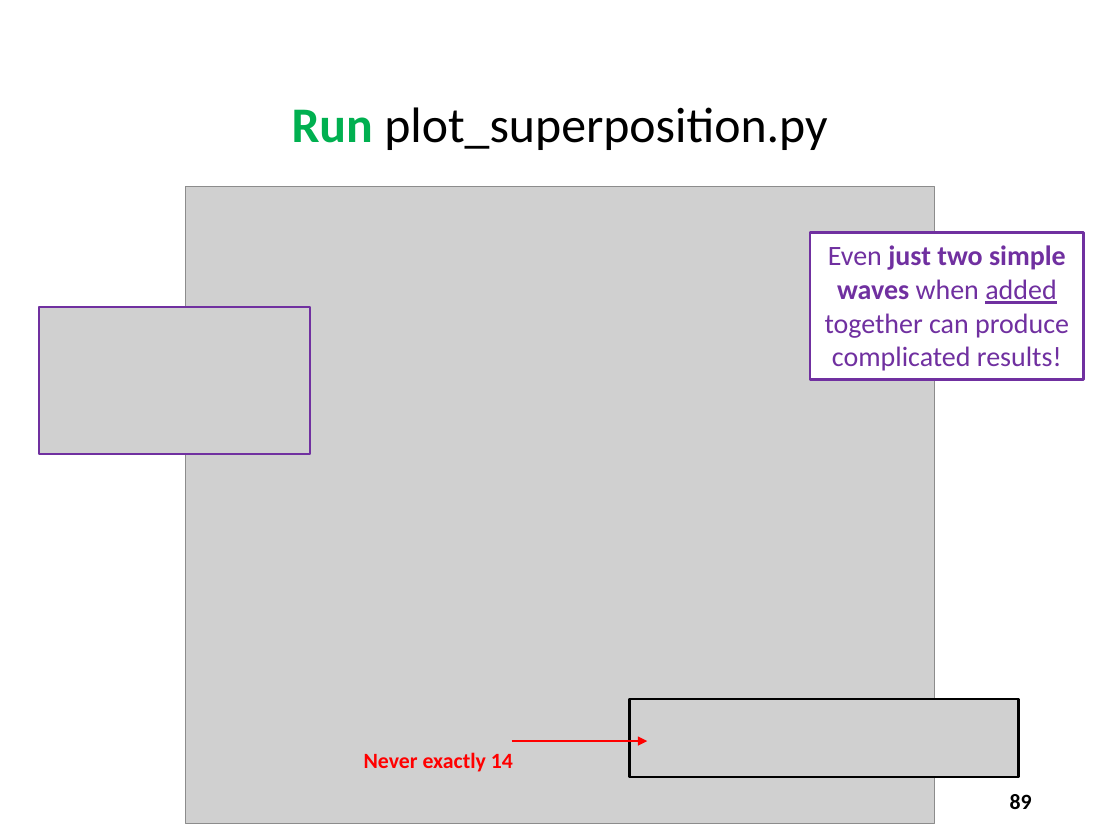
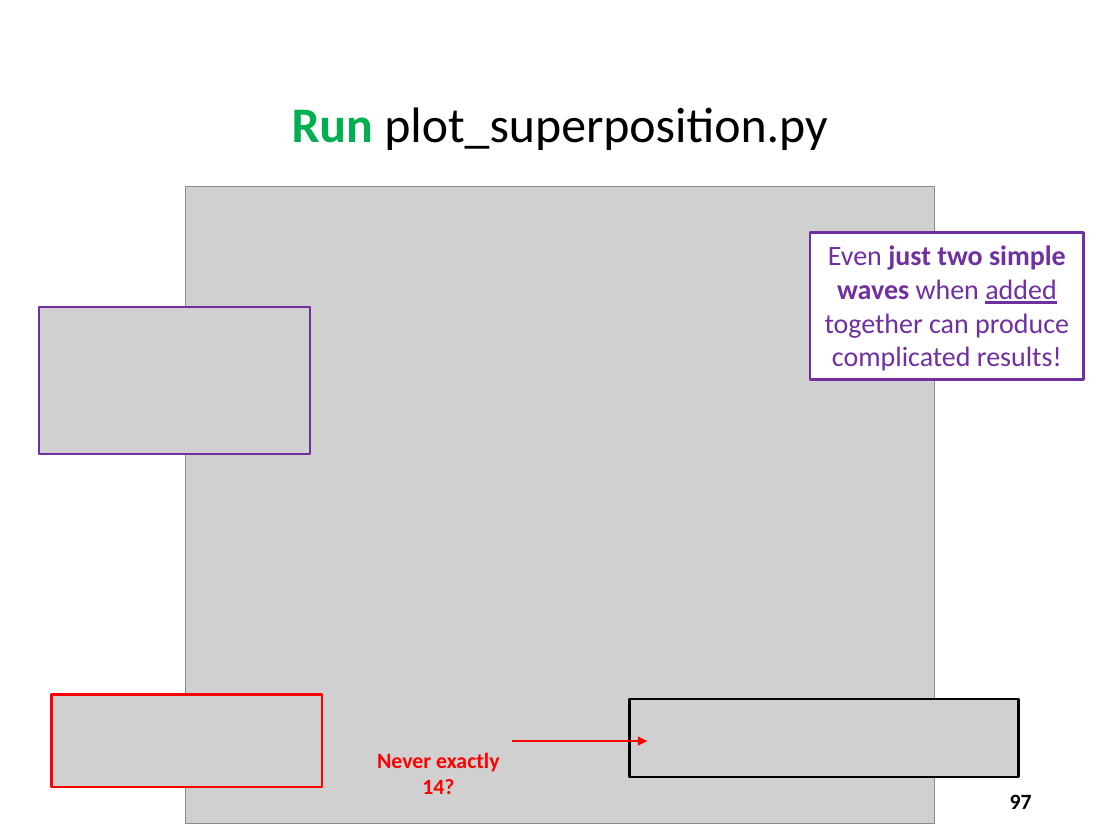
Before and after one commit to dbiersach/scicomp101, a slide deck: slide 97 of Session 07 - Trigonometry and Polar Graphs/Session 07 - Trigonometry and Polar Graphs.pptx (slide 89 before the commit). Drawn at 1120x840 pixels with LibreOffice and Linux fonts; fonts in the diff are those of the drawing; grey boxes stand for pictures. Boxes give left, top, right and bottom in pixels: in the first picture for what was removed or moved away, otherwise in the second. Text is boxed around its words. In the diff, an @@ line names an element or a change of style, - is before the commit and + after.

```diff
--- a/Session 07 - Trigonometry and Polar Graphs/Session 07 - Trigonometry and Polar Graphs.pptx
+++ b/Session 07 - Trigonometry and Polar Graphs/Session 07 - Trigonometry and Polar Graphs.pptx
@@ picture added at [52,694,323,787] @@
@@ text at [377,752,499,794]: text changed @@
-Never exactly 14
+Never exactly 14?
@@ page number at [1010,794,1032,809]: text changed @@
-89
+97
```
Also in this commit, not shown: 17 other slides changed, 9 slides added, 1 slide removed, 1 other file.
